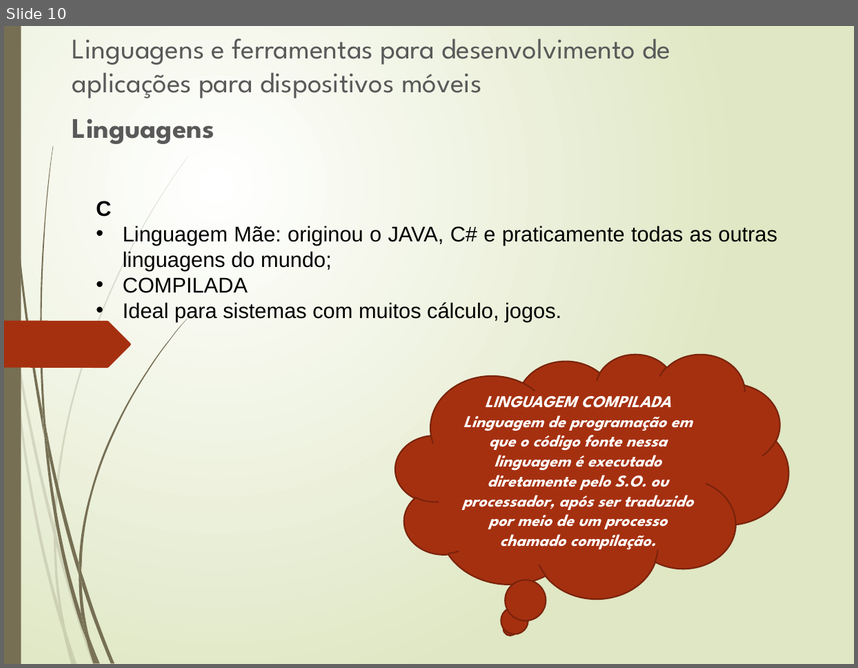
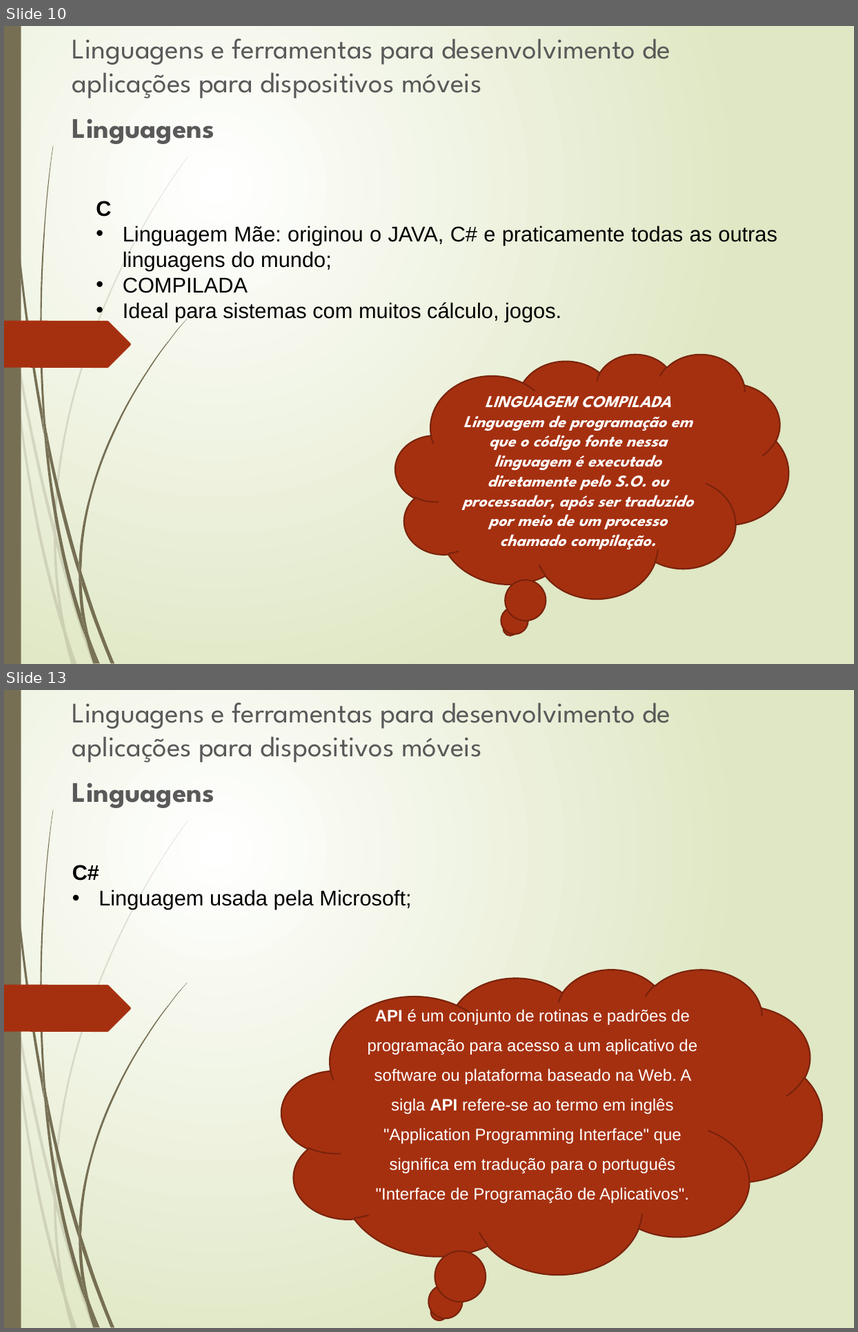
Before and after one commit to JBCFurtado/Mobile, a slide deck: Desenvolvimento para Dispositivos Móveis I/Aula_Disp_Móveis.pptx. Shown one above the other, each under a label of ours: slide 10 before the commit, slides 10 and 13 after it; the slides between them are not shown. The pictures are 858x668 and 858x1332 pixels, drawn with LibreOffice and Linux fonts; fonts in the diff are those of the drawing. Boxes give left, top, right and bottom in pixels: in the first picture for what was removed or moved away, otherwise in the second. Text is boxed around its words. In the diff, an @@ line names an element or a change of style, - is before the commit and + after.

```diff
--- a/Desenvolvimento para Dispositivos Móveis I/Aula_Disp_Móveis.pptx
+++ b/Desenvolvimento para Dispositivos Móveis I/Aula_Disp_Móveis.pptx
@@ slide 13 added at box(4, 690, 854, 1328), background gradient #FFFFFF to #DFE8C4; not listed: 24 template elements that a slide beside it also shows @@
@@ text added at box(72, 702, 671, 808), 24 pt, text #595959 @@
+Linguagens e ferramentas para desenvolvimento de aplicações para dispositivos móveis
+Linguagens
@@ text added at box(72, 865, 411, 909), 18 pt, text #000000 @@
+C#
+• Linguagem usada pela Microsoft;
@@ thought cloud added at box(282, 969, 822, 1274), fill #A53010, outline #7A240C 1.25 pt, 14 pt, text #FFFFFF @@
+API é um conjunto de rotinas e padrões de programação para acesso a um aplicativo de software ou plataforma baseado na Web. A sigla API refere-se ao termo em inglês "Application Programming Interface" que significa em tradução para o português "Interface de Programação de Aplicativos".
```
Also in this commit, not shown: 1 slide changed, 12 other slides added.
